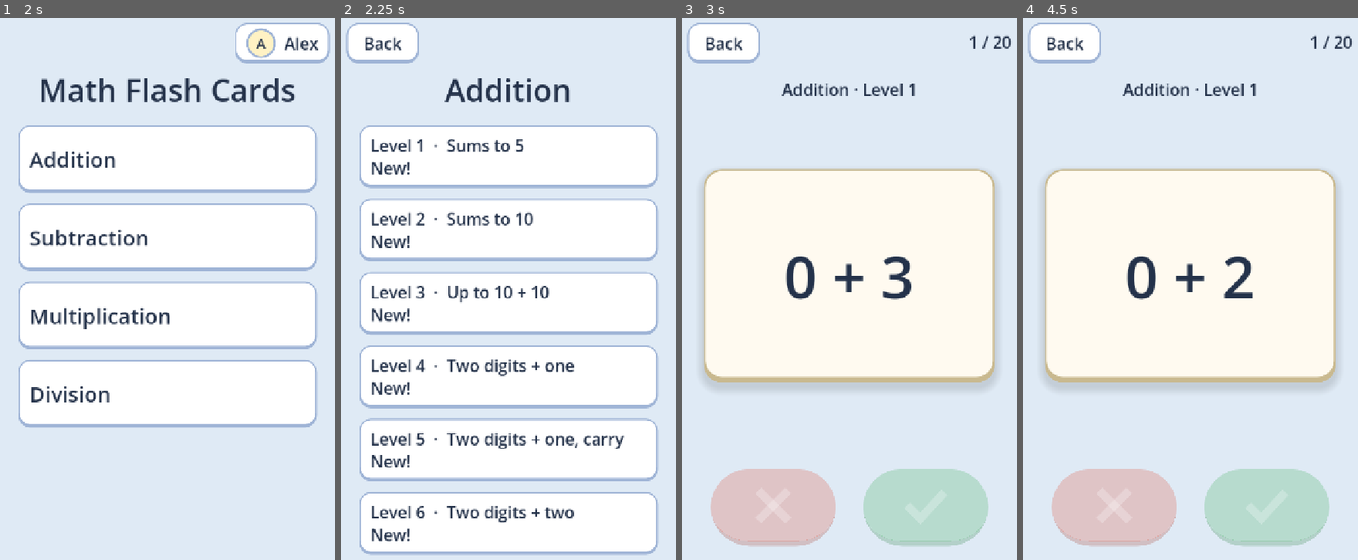
Above: before the commit, frames 1-4 (left to right).
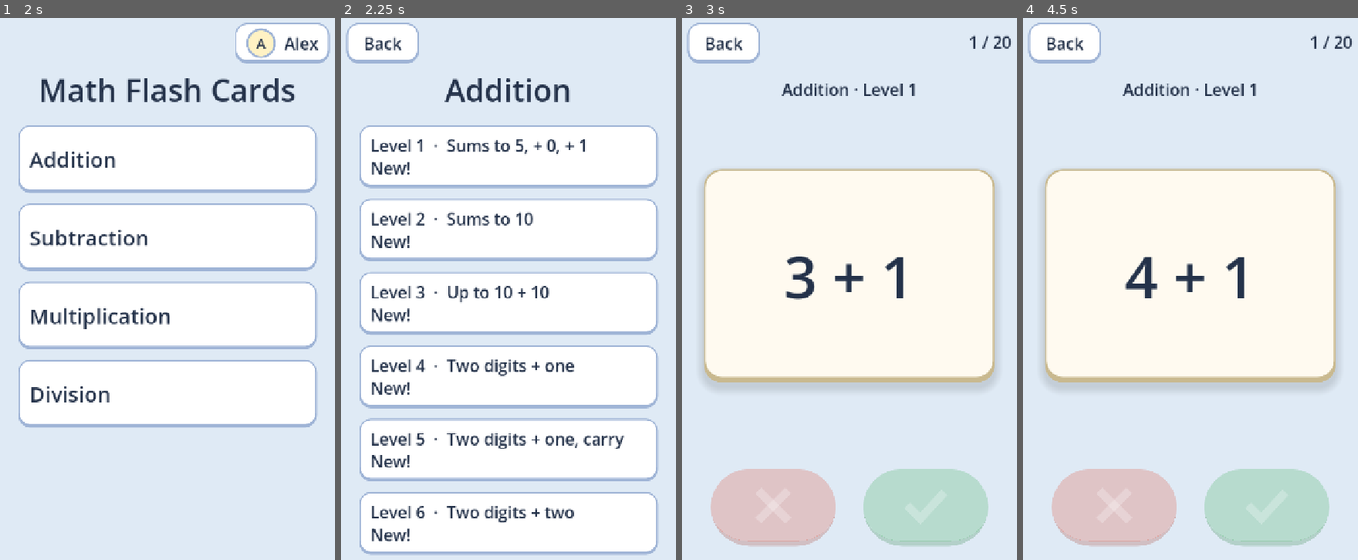
Above: after the commit, the same moments.

Repository: rotarydialer/math-flash
Game: Godot game, scene res://scenes/Main.tscn
Two runs of this game, one before a commit and one after it. Both use one fixed random seed, a clock stepped at 60 frames per second and the inputs below.
Inputs (mouse positions are in pixels of both pictures, inside the frame that each line leads up to):
- Up to frame 1 (2 s): click (127, 148) at 0.52 s; type "Alex" at 0.6 s; click "Add" at 1.25 s
- Up to frame 2 (2.25 s): click "Addition" at 2 s
- Up to frame 3 (3 s): click (849, 158) at 2.75 s, where only the run before the commit has a clickable "Level 1 · Sums to 5 New!"
- Up to frame 4 (4.5 s): click "Back" at 3.5 s; click (1190, 158) at 4.25 s, where only the run before the commit has a clickable "Level 1 · Sums to 5 New!"

Frame 1 is identical in both runs. In frame 2, 0.1% of the frame differs, in the area x 54-73%, y 22-26%; in frame 3, 0.7%; in frame 4, 0.8%, in the area x 30-69%, y 44-52%.

Commit message:
tweak: addition level 1

Diff:
--- a/data/categories.gd
+++ b/data/categories.gd
@@ -7,6 +7,7 @@
 ## Each level may set:
 ##   a, b          inclusive [lo, hi] range for each operand
 ##   max_result    drop facts whose answer is above this
+##   easy_max_result  ...except easy facts (see below), which may go up to this instead
 ##   no_regroup    drop facts that need carrying or borrowing in any column
 ##   regroup_only  keep only facts that need carrying or borrowing
 ##   both_orders   also deal each fact the other way round (b op a), for times tables
@@ -24,7 +25,7 @@
 		"name": "Addition",
 		"op": "+",
 		"levels": [
-			{"hint": "Sums to 5", "a": [0, 5], "b": [0, 5], "max_result": 5},
+			{"hint": "Sums to 5, + 0, + 1", "a": [0, 10], "b": [0, 10], "max_result": 5, "easy_max_result": 10},
 			{"hint": "Sums to 10", "a": [0, 10], "b": [0, 10], "max_result": 10},
 			{"hint": "Up to 10 + 10", "a": [0, 10], "b": [0, 10]},
 			{"hint": "Two digits + one", "a": [10, 99], "b": [1, 9], "no_regroup": true},
--- a/scripts/problems.gd
+++ b/scripts/problems.gd
@@ -56,7 +56,7 @@
 			continue
 		if level_cfg.get("skip_easy", false) and is_easy(p):
 			continue
-		if level_cfg.has("max_result") and p["answer"] > level_cfg["max_result"]:
+		if level_cfg.has("max_result") and p["answer"] > _max_result(level_cfg, p):
 			continue
 		if level_cfg.get("no_regroup", false) and _regroups(a, op, b):
 			continue
@@ -64,6 +64,11 @@
 			continue
 		facts.append(p)
 	return facts
+
+static func _max_result(level_cfg: Dictionary, p: Dictionary) -> int:
+	if level_cfg.has("easy_max_result") and is_easy(p):
+		return level_cfg["easy_max_result"]
+	return level_cfg["max_result"]
 
 ## A fact with a 0 or 1 in it: n + 0, n + 1, n − 0, n − 1, n × 0, n × 1. Division counts the
 ## times fact it undoes (divisor × answer), so n ÷ 1, n ÷ n and 0 ÷ n are easy too. And any
--- a/tests/test_problems.gd
+++ b/tests/test_problems.gd
@@ -76,7 +76,7 @@
 				ok = ok and p["answer"] == Problems.answer(p["a"], cfg["op"], p["b"])
 				ok = ok and p["answer"] >= 0
 				if cfg.has("max_result"):
-					ok = ok and p["answer"] <= cfg["max_result"]
+					ok = ok and p["answer"] <= Problems._max_result(cfg, p)
 				if cfg.get("no_regroup", false):
 					ok = ok and not Problems._regroups(p["a"], cfg["op"], p["b"])
 				if n > 1:
@@ -88,7 +88,8 @@
 				keys[p["key"]] = true
 			_check(ok, "%s facts are in range with correct, non-negative answers" % name)
 			_check(keys.size() == facts.size(), "%s facts are all distinct" % name)
-	_check(Problems.all_facts(Categories.level(&"addition", 1)).size() == 21, "sums to 5 is 21 facts")
+	# sums to 5, plus n + 0, 0 + n, n + 1, 1 + n with sums 6..10
+	_check(Problems.all_facts(Categories.level(&"addition", 1)).size() == 41, "sums to 5, + 0 and + 1 to 10 is 41 facts")
 	# after level 1, no 0s or 1s: 2..8 + 2..8 with sums to 10
 	_check(Problems.all_facts(Categories.level(&"addition", 2)).size() == 28, "sums to 10 without 0s and 1s is 28 facts")
 	_check(Problems.all_facts(Categories.level(&"addition", 3)).size() == 81, "2..10 + 2..10 is 81 facts")
@@ -131,6 +132,8 @@
 	for p in Problems.all_facts(Categories.level(&"addition", 1)):
 		add1[p["key"]] = true
 	_check(add1.has("4+1") and add1.has("0+5"), "level 1 keeps its easy facts")
+	_check(add1.has("9+1") and add1.has("1+9") and add1.has("10+0") and add1.has("0+7"), "addition 1 has + 0 and + 1 up to 10")
+	_check(not add1.has("6+2") and not add1.has("10+1"), "...but no other sums over 5, and nothing over 10")
 	var times2 := {}
 	for p in Problems.all_facts(Categories.level(&"multiplication", 2)):
 		times2[p["key"]] = true
Not shown, changed: README.md
